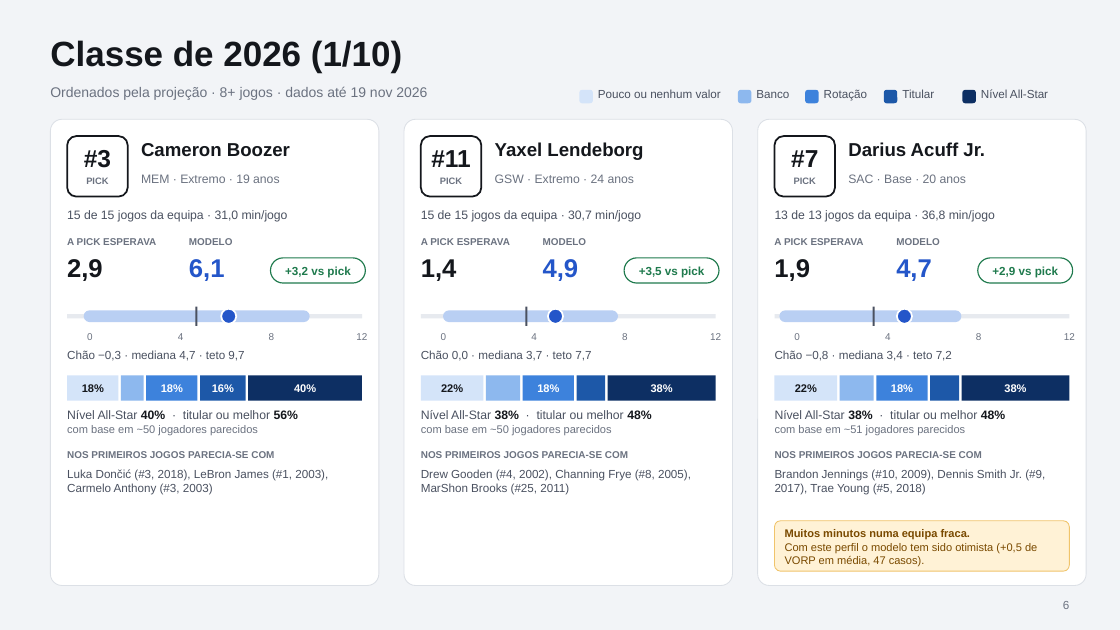
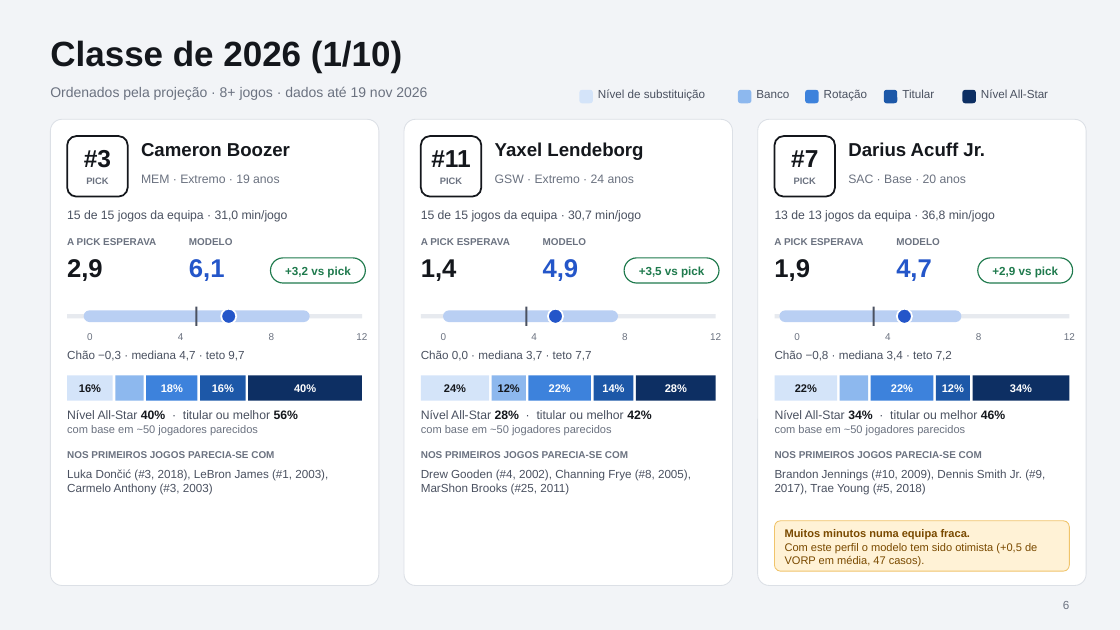
Before and after one commit to coelho121/rookie-projection, a slide deck: slide 6 of reports/rookies_2026_cards.pptx. Drawn at 1120x630 pixels with LibreOffice and Linux fonts; fonts in the diff are those of the drawing. Boxes give left, top, right and bottom in pixels: in the first picture for what was removed or moved away, otherwise in the second. Text is boxed around its words. In the diff, an @@ line names an element or a change of style, - is before the commit and + after.

```diff
--- a/reports/rookies_2026_cards.pptx
+++ b/reports/rookies_2026_cards.pptx
@@ text at box(598, 89, 705, 101): text changed @@
-Pouco ou nenhum valor
+Nível de substituição
@@ rectangle: place and size @@
-rectangle at box(67, 376, 118, 401)
+rectangle at box(67, 376, 113, 401)
@@ text added at box(79, 384, 101, 392), 9.5 pt, text #14171C, bold @@
+16%
@@ text removed at box(82, 384, 104, 392) @@
-18%
@@ rectangle: place and size @@
-rectangle at box(121, 376, 144, 401)
+rectangle at box(115, 376, 144, 401)
@@ rectangle: place and size @@
-rectangle at box(421, 376, 484, 401)
+rectangle at box(421, 376, 489, 401)
@@ text added at box(444, 384, 466, 392), 9.5 pt, text #14171C, bold @@
+24%
@@ rectangle: place and size @@
-rectangle at box(486, 376, 521, 401)
+rectangle at box(492, 376, 526, 401)
@@ text added at box(498, 384, 520, 392), 9.5 pt, text #14171C, bold @@
+12%
@@ text "22%": place and size @@
-text "22%" at box(441, 384, 463, 392)
+text "22%" at box(549, 384, 571, 392)
@@ text "22%" at box(549, 384, 571, 392): text colour #14171C to #FFFFFF @@
@@ rectangle: place and size @@
-rectangle at box(523, 376, 574, 401)
+rectangle at box(528, 376, 592, 401)
@@ text removed at box(537, 384, 559, 392) @@
-18%
@@ rectangle: place and size @@
-rectangle at box(576, 376, 605, 401)
+rectangle at box(594, 376, 634, 401)
@@ text added at box(602, 384, 624, 392), 9.5 pt, text #FFFFFF, bold @@
+14%
@@ rectangle: place and size @@
-rectangle at box(607, 376, 716, 401)
+rectangle at box(636, 376, 716, 401)
@@ text removed at box(651, 384, 673, 392) @@
-38%
@@ text added at box(665, 383, 687, 394), 9.5 pt, text #FFFFFF, bold @@
+28%
@@ rectangle: place and size @@
-rectangle at box(840, 376, 875, 401)
+rectangle at box(840, 376, 869, 401)
@@ rectangle: place and size @@
-rectangle at box(876, 376, 928, 401)
+rectangle at box(871, 376, 934, 401)
@@ text removed at box(891, 384, 913, 392) @@
-18%
@@ text added at box(891, 384, 913, 392), 9.5 pt, text #FFFFFF, bold @@
+22%
@@ rectangle: place and size @@
-rectangle at box(930, 376, 959, 401)
+rectangle at box(936, 376, 970, 401)
@@ text added at box(942, 384, 964, 392), 9.5 pt, text #FFFFFF, bold @@
+12%
@@ rectangle: place and size @@
-rectangle at box(962, 376, 1070, 401)
+rectangle at box(973, 376, 1070, 401)
@@ text removed at box(1004, 384, 1026, 392) @@
-38%
@@ text added at box(1010, 384, 1032, 392), 9.5 pt, text #FFFFFF, bold @@
+34%
@@ text at box(421, 410, 651, 419): text changed @@
-Nível All-Star 38% · titular ou melhor 48%
+Nível All-Star 28% · titular ou melhor 42%
@@ text at box(775, 410, 1005, 435): text changed @@
-Nível All-Star 38% · titular ou melhor 48%
-com base em ~51 jogadores parecidos
+Nível All-Star 34% · titular ou melhor 46%
+com base em ~50 jogadores parecidos
```
Also in this commit, not shown: 14 other slides changed, 10 other files.
